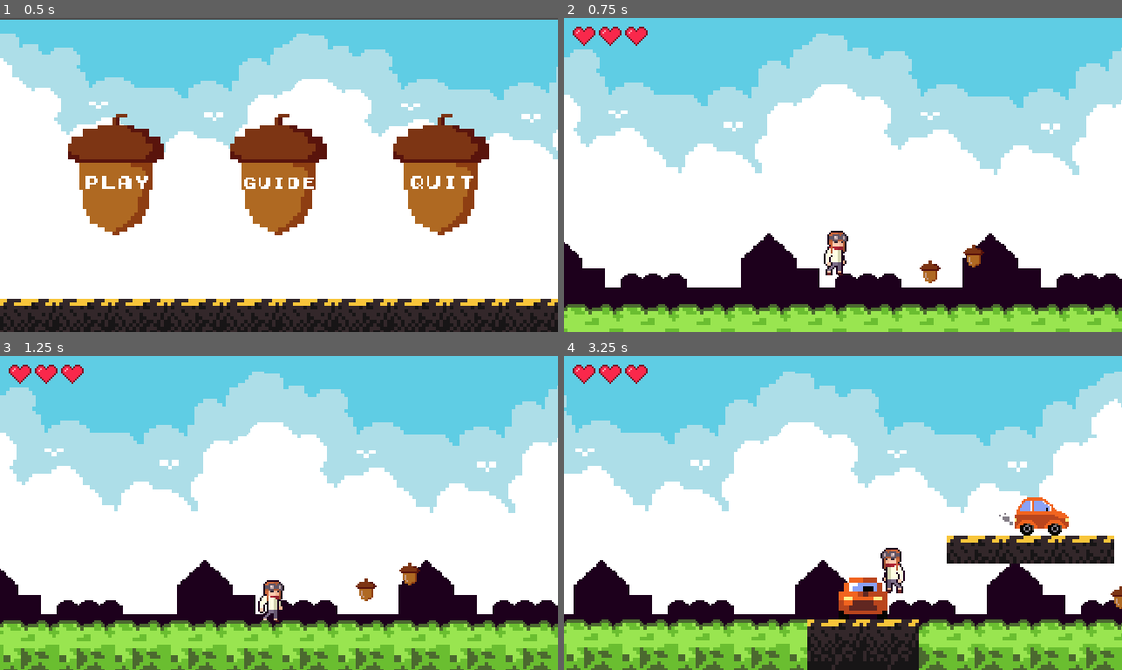
Above: before the commit, frames 1-4 (two rows, left to right).
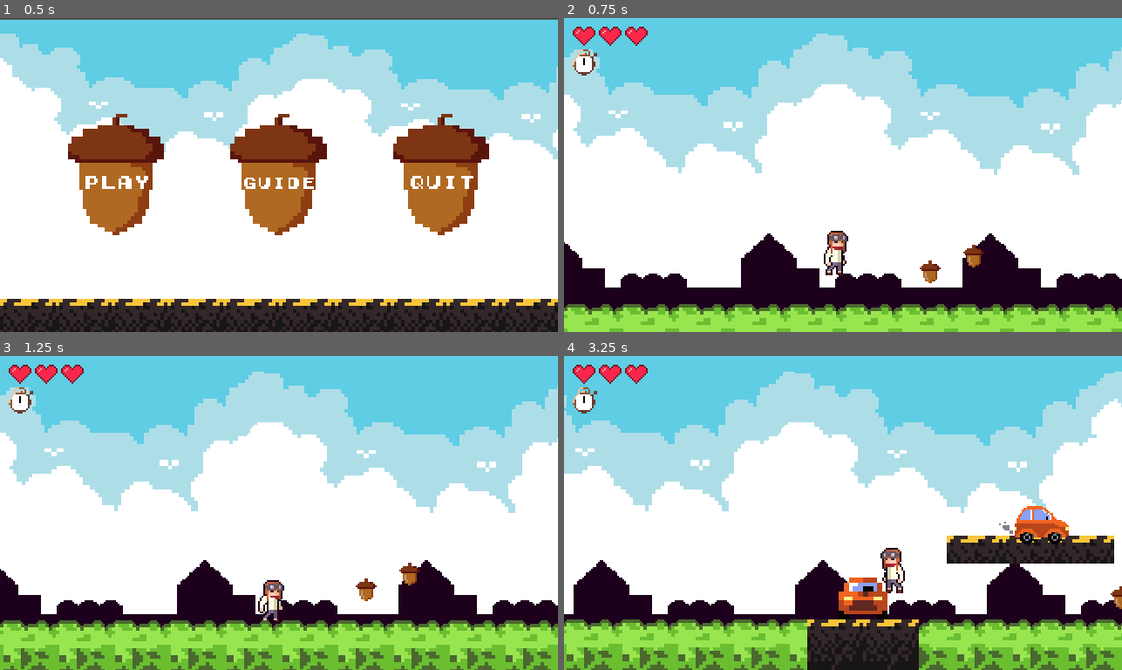
Above: after the commit, the same moments.

Repository: NathanFeldmeyer/GameJamDoubleTake
Game: Godot game, scene res://scenes/menu.tscn
The game is run twice, just before and just after one commit, with the same random seed, the same clock (stepped at 60 frames per second) and the same inputs.
Inputs:
- Up to frame 1 (0.5 s): no input
- Up to frame 2 (0.75 s): click "PLAY" at 0.5 s
- Up to frame 3 (1.25 s): no input
- Up to frame 4 (3.25 s): hold D (move_right) 1.28-2.78 s; tap W (jump) at 1.52, 2.27 s; hold A (move_left) from 2.78 s (still down)

Frame 1 is identical in both runs. In frame 2, 0.2% of the frame differs, in the area x 1-6%, y 10-19%; in frame 3, 0.2%; in frame 4, 1.3%, in the area x 1-91%, y 10-60%.

Commit message:
Add timer mechanic + lose 3 hearts before reset
Press 'E' to set off a timer that resets your position 5 sec later

Diff:
--- a/project.godot
+++ b/project.godot
@@ -57,6 +57,11 @@
 "events": [Object(InputEventKey,"resource_local_to_scene":false,"resource_name":"","device":-1,"window_id":0,"alt_pressed":false,"shift_pressed":false,"ctrl_pressed":false,"meta_pressed":false,"pressed":false,"keycode":0,"physical_keycode":83,"key_label":0,"unicode":115,"echo":false,"script":null)
 ]
 }
+reset_time={
+"deadzone": 0.5,
+"events": [Object(InputEventKey,"resource_local_to_scene":false,"resource_name":"","device":-1,"window_id":0,"alt_pressed":false,"shift_pressed":false,"ctrl_pressed":false,"meta_pressed":false,"pressed":false,"keycode":0,"physical_keycode":69,"key_label":0,"unicode":101,"echo":false,"script":null)
+]
+}
 
 [layer_names]
 
--- a/scenes/car_enemy.tscn
+++ b/scenes/car_enemy.tscn
@@ -47,9 +47,6 @@
 "speed": 5.0
 }]
 
-[sub_resource type="RectangleShape2D" id="RectangleShape2D_m17lm"]
-size = Vector2(32, 23)
-
 [node name="Car Enemy" type="CharacterBody2D"]
 collision_layer = 2
 script = ExtResource("1_nfta2")
@@ -67,8 +64,7 @@
 
 [node name="CollisionPolygon2D" type="CollisionPolygon2D" parent="Hitbox"]
 position = Vector2(-1, 5)
-polygon = PackedVector2Array(-21, -1, -14, -4, -7, -12, 1, -12, 7, -1, 7, 6, -21, 6, -22, 5, -22, 1)
+polygon = PackedVector2Array(-21, -2, -16, -4, -9, -12, 3, -12, 8, -2, 8, 7, -21, 7, -23, 5, -23, 1)
 
-[node name="CollisionShape2D" type="CollisionShape2D" parent="."]
-position = Vector2(-8, 4.5)
-shape = SubResource("RectangleShape2D_m17lm")
+[node name="CollisionPolygon2D" type="CollisionPolygon2D" parent="."]
+polygon = PackedVector2Array(-20, 3, -16, 2, -9, -6, 1, -6, 6, 4, 6, 11, -22, 11, -23, 10, -23, 6)
--- a/scenes/main.tscn
+++ b/scenes/main.tscn
@@ -1,9 +1,10 @@
-[gd_scene load_steps=14 format=3 uid="uid://dhvjs30pt72rq"]
+[gd_scene load_steps=15 format=3 uid="uid://dhvjs30pt72rq"]
 
 [ext_resource type="Script" path="res://scripts/main.gd" id="1_7d8kx"]
 [ext_resource type="PackedScene" uid="uid://crpem6jmtm72h" path="res://scenes/player.tscn" id="2"]
 [ext_resource type="PackedScene" uid="uid://dc7gsy2ol3m5g" path="res://scenes/hearts_container.tscn" id="3_ajxsp"]
 [ext_resource type="Texture2D" uid="uid://du2yihjknen67" path="res://assets/background/bg-160px-sky.png" id="4_22uhj"]
+[ext_resource type="PackedScene" uid="uid://pfjs62hg367i" path="res://scenes/timer.tscn" id="4_hslch"]
 [ext_resource type="Script" path="res://scripts/ParallaxBackground.gd" id="4_j1s2n"]
 [ext_resource type="Texture2D" uid="uid://bq6jx741k3yq8" path="res://assets/Double-take-tilemap.png" id="4_ladsa"]
 [ext_resource type="Texture2D" uid="uid://bxeyjn03443p7" path="res://assets/background/bg-160px-houses.png" id="5_ah076"]
@@ -131,6 +132,15 @@
 offset_right = 48.0
 offset_bottom = 16.0
 
+[node name="timer" parent="UI" instance=ExtResource("4_hslch")]
+position = Vector2(12, 26)
+
+[node name="Countdown" type="Label" parent="UI"]
+offset_left = 22.0
+offset_top = 14.0
+offset_right = 62.0
+offset_bottom = 40.0
+
 [node name="player" parent="." instance=ExtResource("2")]
 position = Vector2(160, 121)
 
--- a/scenes/player.tscn
+++ b/scenes/player.tscn
@@ -144,6 +144,7 @@
 
 [node name="player" type="CharacterBody2D"]
 collision_layer = 2
+collision_mask = 3
 script = ExtResource("2")
 
 [node name="AnimatedSprite2D" type="AnimatedSprite2D" parent="."]
--- /dev/null
+++ b/scenes/timer.tscn
@@ -0,0 +1,92 @@
+[gd_scene load_steps=13 format=3 uid="uid://pfjs62hg367i"]
+
+[ext_resource type="Texture2D" uid="uid://ok5o22xu7fk0" path="res://assets/timer-sheet.png" id="1_3vsh1"]
+[ext_resource type="Script" path="res://scripts/timer.gd" id="1_e6wiw"]
+
+[sub_resource type="AtlasTexture" id="AtlasTexture_56ucw"]
+atlas = ExtResource("1_3vsh1")
+region = Rect2(0, 0, 16, 16)
+
+[sub_resource type="AtlasTexture" id="AtlasTexture_onk1n"]
+atlas = ExtResource("1_3vsh1")
+region = Rect2(0, 0, 16, 16)
+
+[sub_resource type="AtlasTexture" id="AtlasTexture_33sgn"]
+atlas = ExtResource("1_3vsh1")
+region = Rect2(16, 0, 16, 16)
+
+[sub_resource type="AtlasTexture" id="AtlasTexture_q8rfs"]
+atlas = ExtResource("1_3vsh1")
+region = Rect2(32, 0, 16, 16)
+
+[sub_resource type="AtlasTexture" id="AtlasTexture_pqfo8"]
+atlas = ExtResource("1_3vsh1")
+region = Rect2(48, 0, 16, 16)
+
+[sub_resource type="AtlasTexture" id="AtlasTexture_0ueel"]
+atlas = ExtResource("1_3vsh1")
+region = Rect2(64, 0, 16, 16)
+
+[sub_resource type="AtlasTexture" id="AtlasTexture_d26n2"]
+atlas = ExtResource("1_3vsh1")
+region = Rect2(80, 0, 16, 16)
+
+[sub_resource type="AtlasTexture" id="AtlasTexture_kyhi2"]
+atlas = ExtResource("1_3vsh1")
+region = Rect2(96, 0, 16, 16)
+
+[sub_resource type="AtlasTexture" id="AtlasTexture_83jna"]
+atlas = ExtResource("1_3vsh1")
+region = Rect2(112, 0, 16, 16)
+
+[sub_resource type="SpriteFrames" id="SpriteFrames_1dir7"]
+animations = [{
+"frames": [{
+"duration": 1.0,
+"texture": SubResource("AtlasTexture_56ucw")
+}],
+"loop": true,
+"name": &"Idle",
+"speed": 5.0
+}, {
+"frames": [{
+"duration": 1.0,
+"texture": SubResource("AtlasTexture_onk1n")
+}, {
+"duration": 1.0,
+"texture": SubResource("AtlasTexture_33sgn")
+}, {
+"duration": 1.0,
+"texture": SubResource("AtlasTexture_q8rfs")
+}, {
+"duration": 1.0,
+"texture": SubResource("AtlasTexture_pqfo8")
+}, {
+"duration": 1.0,
+"texture": SubResource("AtlasTexture_0ueel")
+}, {
+"duration": 1.0,
+"texture": SubResource("AtlasTexture_d26n2")
+}, {
+"duration": 1.0,
+"texture": SubResource("AtlasTexture_kyhi2")
+}, {
+"duration": 1.0,
+"texture": SubResource("AtlasTexture_83jna")
+}],
+"loop": true,
+"name": &"Tick",
+"speed": 1.6
+}]
+
+[node name="timer" type="Node2D"]
+script = ExtResource("1_e6wiw")
+
+[node name="AnimatedSprite2D" type="AnimatedSprite2D" parent="."]
+sprite_frames = SubResource("SpriteFrames_1dir7")
+animation = &"Tick"
+autoplay = "Idle"
+frame = 3
+frame_progress = 0.333769
+
+[connection signal="animation_finished" from="AnimatedSprite2D" to="." method="_on_animated_sprite_2d_animation_finished"]
--- a/scripts/Events.gd
+++ b/scripts/Events.gd
@@ -1,3 +1,7 @@
 extends Node
 
 signal level_completed
+
+signal use_timer
+
+signal timer_stop
--- a/scripts/Hitbox.gd
+++ b/scripts/Hitbox.gd
@@ -2,5 +2,4 @@
 
 func _on_body_entered(body):
 	if body.name == "player":
-		get_tree().reload_current_scene()
 		CurrentHealth.damage()
--- a/scripts/current_health.gd
+++ b/scripts/current_health.gd
@@ -9,7 +9,8 @@
 	hearts -= 1
 	print_debug(hearts)
 
-	if hearts < 0:
+	if hearts == 0:
 		hearts = max_hearts
+		get_tree().reload_current_scene()
 
 	healthChanged.emit(hearts)
--- a/scripts/main.gd
+++ b/scripts/main.gd
@@ -2,6 +2,7 @@
 
 @onready var level_completed = $UI/LevelCompleted
 @onready var heartscontainer = $UI/hearts_container
+@onready var timer = $UI/timer
 @onready var player = $player
 
 func _ready():
@@ -10,6 +11,14 @@
 	CurrentHealth.healthChanged.connect(heartscontainer.update_hearts)
 	RenderingServer.set_default_clear_color(Color.DARK_SLATE_BLUE)
 	Events.level_completed.connect(show_level_completed)
+	Events.use_timer.connect(set_timer)
+	Events.timer_stop.connect(timer_idle)
 
 func show_level_completed():
 	level_completed.show()
+
+func set_timer():
+	timer.tick()
+
+func timer_idle():
+	timer.idle()
--- a/scripts/player_controller.gd
+++ b/scripts/player_controller.gd
@@ -1,6 +1,7 @@
 extends CharacterBody2D
 
 @onready var anim = $AnimatedSprite2D
+@onready var countdown_label = $"../UI/Countdown"  # Replace "TimerLabel" with your label's name
 
 @export var SPEED: int = 150
 @export var JUMP_FORCE: int = 250
@@ -8,6 +9,11 @@
 var is_moving: bool = false
 var was_in_air : bool = false
 var animation_lock: bool = false
+
+# Time power
+var saved_position = Vector2(0,0)
+var timer = 0.0
+var is_resetting = false
 
 func _ready():
 	anim.play("Idle")  # Start with the "Idle" animation
@@ -29,11 +35,26 @@
 			is_moving = false
 			anim.play("Idle")
 
-
 	if Input.is_action_just_pressed("jump"):
 		if (is_on_floor()):
 			jump()
 
+	if Input.is_action_just_pressed("reset_time") and not is_resetting:
+		saved_position = position
+		timer = 5.0
+		is_resetting = true
+		Events.use_timer.emit()
+		print("Timer set off")
+
+	if is_resetting:
+		countdown_label.text = str(int(timer + 1))  # Update the Label text
+		timer -= delta
+		if timer <= 0:
+			position = saved_position
+			is_resetting = false
+			Events.timer_stop.emit()
+			countdown_label.text = ""
+			print("Timer end")
 
 	# gravity
 	velocity.y += GRAVITY * delta
--- /dev/null
+++ b/scripts/timer.gd
@@ -0,0 +1,15 @@
+extends Node2D
+
+@onready var anim = $AnimatedSprite2D
+var timer = 0.0
+var is_resetting = false
+
+# Called when the node enters the scene tree for the first time.
+func _ready():
+	anim.play("Idle")
+
+func idle():
+	anim.play("Idle")
+
+func tick():
+	anim.play("Tick")
Binary file added: assets/timer-sheet.png
Not shown, added: assets/timer-sheet.png.import
Not shown: 1 places in scenes/car_enemy.tscn that only renumber resources
